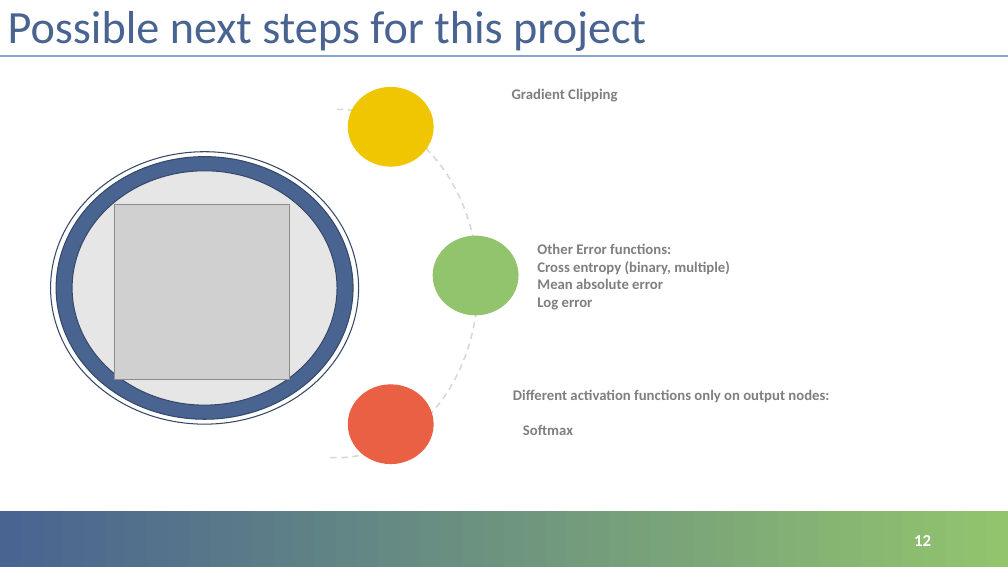
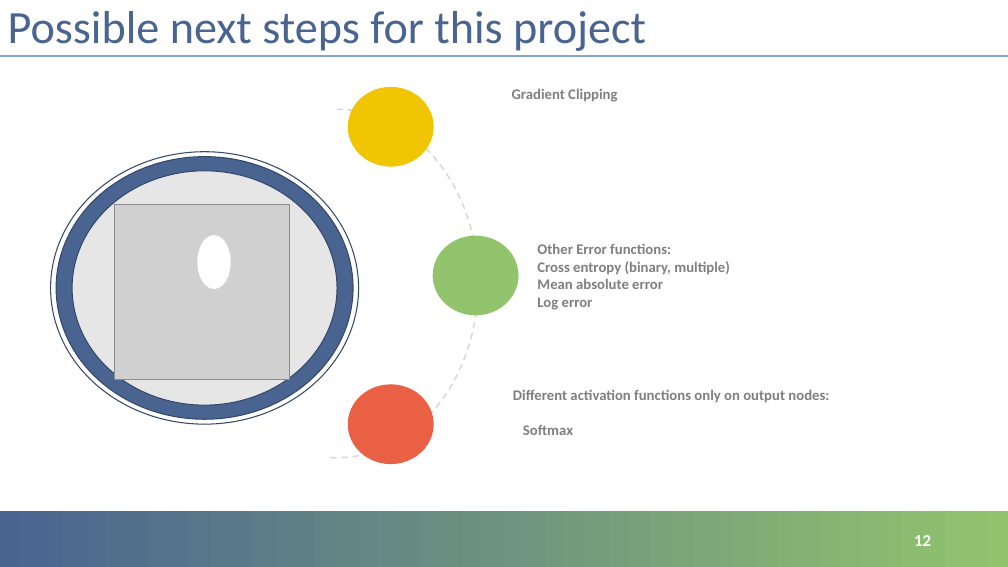
Before and after one commit to jacoblgoodman/Neural_net, a slide deck: slide 12 of presentation/Capstone_presentation_JacobGoodman.pptx. Drawn at 1008x567 pixels with LibreOffice and Linux fonts; fonts in the diff are those of the drawing; grey boxes stand for pictures; background and template pictures are left out. Boxes give left, top, right and bottom in pixels: in the first picture for what was removed or moved away, otherwise in the second. Text is boxed around its words. In the diff, an @@ line names an element or a change of style, - is before the commit and + after.

```diff
--- a/presentation/Capstone_presentation_JacobGoodman.pptx
+++ b/presentation/Capstone_presentation_JacobGoodman.pptx
@@ ellipse added at box(198, 236, 229, 288), fill #FFFFFF, outline #FFFFFF 2 pt @@
```
Also in this commit, not shown: 7 other slides changed, 2 other files.
